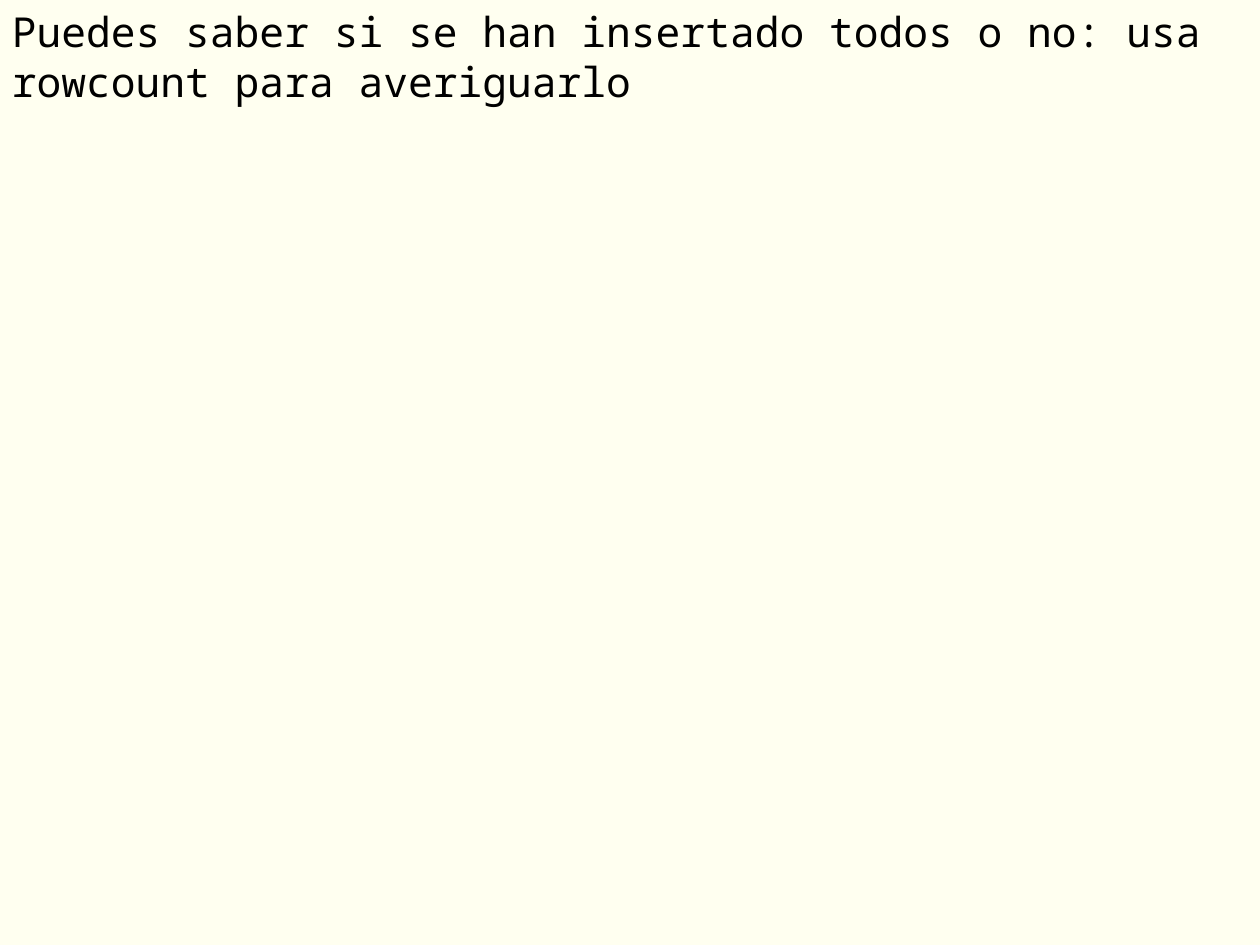
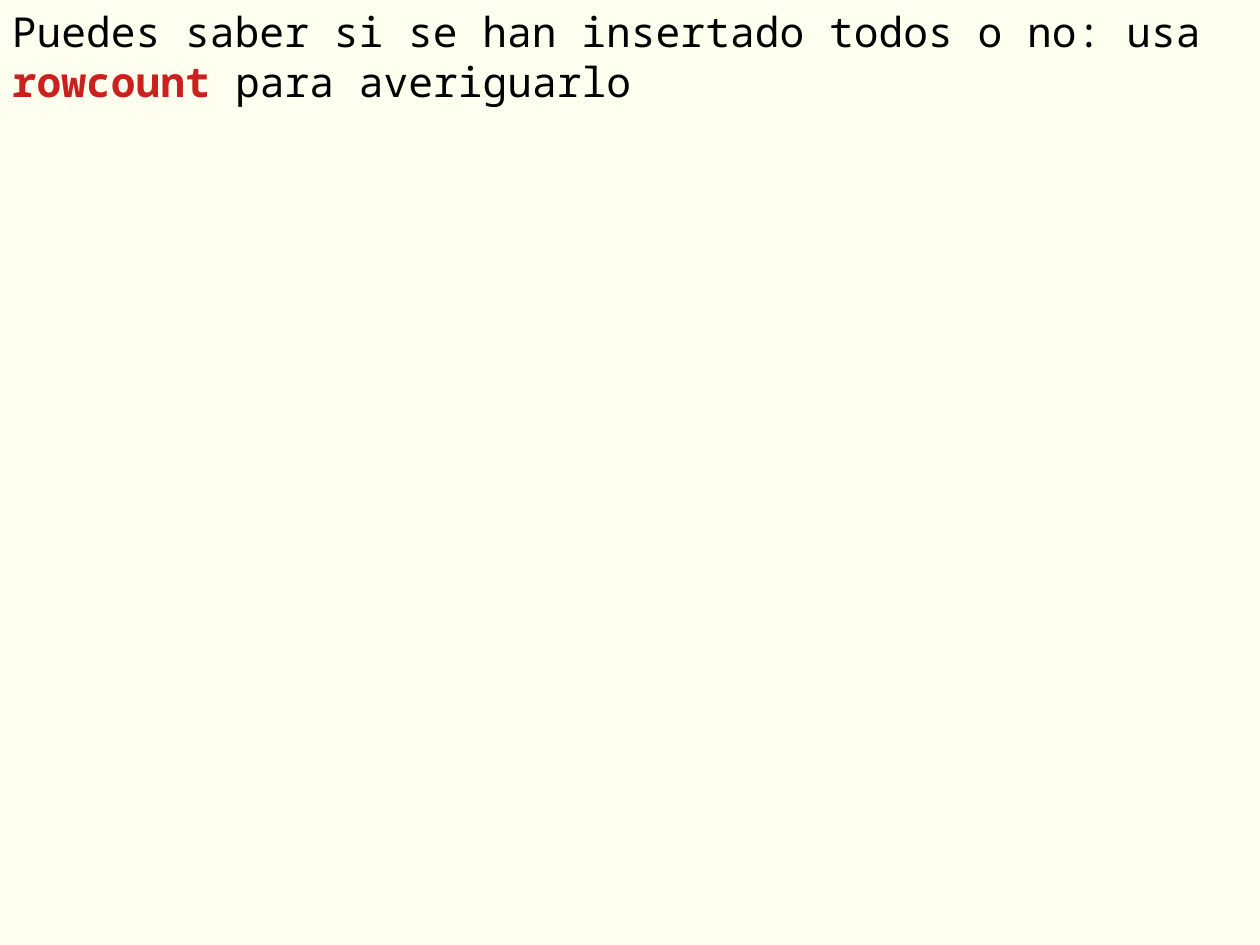
Before and after one commit to rgmf/dwes, a slide deck: slide 15 of unidades/06_acceso_a_bases_de_datos/presentacion/bbdd.odp (slide 14 before the commit). Drawn at 1260x945 pixels with LibreOffice and Linux fonts; fonts in the diff are those of the drawing; background and template pictures are left out. Boxes give left, top, right and bottom in pixels: in the first picture for what was removed or moved away, otherwise in the second. Text is boxed around its words. In the diff, an @@ line names an element or a change of style, - is before the commit and + after.

```diff
--- a/unidades/06_acceso_a_bases_de_datos/presentacion/bbdd.odp
+++ b/unidades/06_acceso_a_bases_de_datos/presentacion/bbdd.odp
@@ title "Puedes saber si se han ..." at bbox=[12, 15, 1200, 107]: text colour #000000 to #C9211E, bold on in "rowcount" @@
```
Also in this commit, not shown: 1 other slide changed, 6 slides added, 22 other files.
